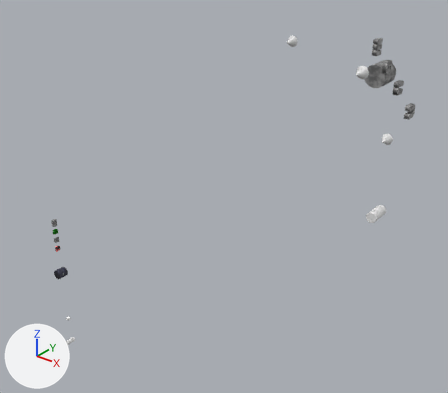
The glTF model src/menu.glb, before and after one commit.
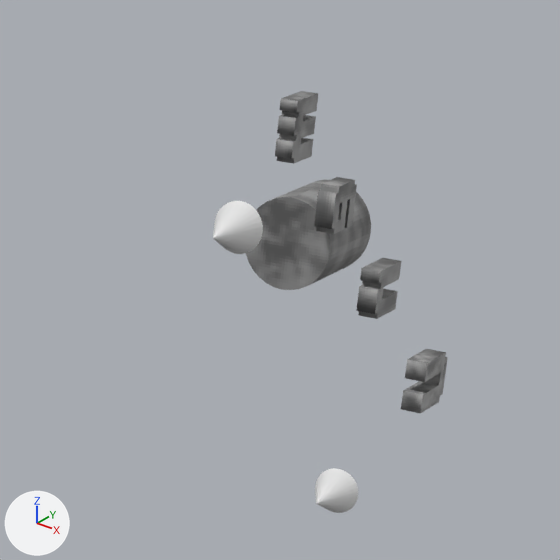
Old and new are each drawn whole from a camera (50 mm lens) standing at (45.18, -35.67, 47.9) and looking at (19.33, -3.36, 27.86) and again close up on the part from 67% to 99% of the width and 4% to 40% of the height. Arrows for +X, +Y and +Z are at lower left; the lights stay in place. Objects named as collision shapes, trigger or cutter boxes, shadow casters or lower levels of detail are left out.

The scene before the commit, as lines of its bpy script (objects in view):
```python
me_cylinder_003 = bpy.data.meshes.new('Cylinder.003')
me_cylinder_003.from_pydata(...)  # a 32-sided cylinder along y spanning x -0.5..0.5, y -0.5..0.5, z -0.5..0.5
me_cylinder_003.materials.append(mat_material)  # picture img_smoke
me_text_004 = bpy.data.meshes.new('Text.004')
me_text_004.from_pydata(...)  # 48 vertices, 92 faces; spans x -0.1..0.1, y -0.246..0.254, z -0.346..0.341
me_text_004.materials.append(mat_material)  # picture img_smoke
me_text_005 = bpy.data.meshes.new('Text.005')
me_text_005.from_pydata(...)  # 42 vertices, 84 faces; spans x -0.1..0.1, y -0.251..0.249, z -0.256..0.244
me_text_005.materials.append(mat_material)  # picture img_smoke
me_text_007 = bpy.data.meshes.new('Text.007')
me_text_007.from_pydata(...)  # 28 vertices, 52 faces; spans x -0.1..0.1, y -0.256..0.244, z -0.25..0.25
me_text_007.materials.append(mat_material)  # picture img_smoke
ob_cylinder_001 = bpy.data.objects.new('Cylinder.001', me_cylinder_003)
ob_cylinder_001.location = (34.0, -11.0, 41.0)
ob_text_004 = bpy.data.objects.new('Text.004', me_text_004)
ob_text_004.location = (33.5, -10.5, 42.0)
ob_text_005 = bpy.data.objects.new('Text.005', me_text_005)
ob_text_005.location = (34.5, -11.5, 41.5)
ob_text_007 = bpy.data.objects.new('Text.007', me_text_007)
ob_text_007.location = (36.5, -13.5, 40.5)
# also in view: 'light.003' at (35.0, -15.0, 42.0); 'light.001' at (35.0, -12.0, 38.5); 'Text.006' at (35.5, -12.49, 41.0)
```
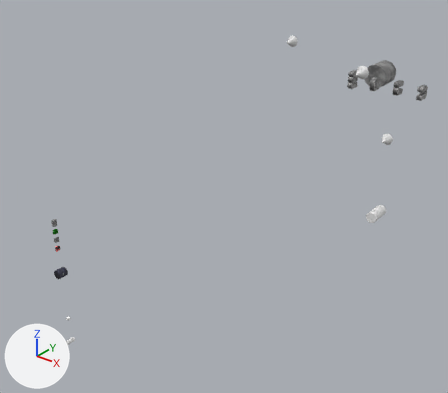
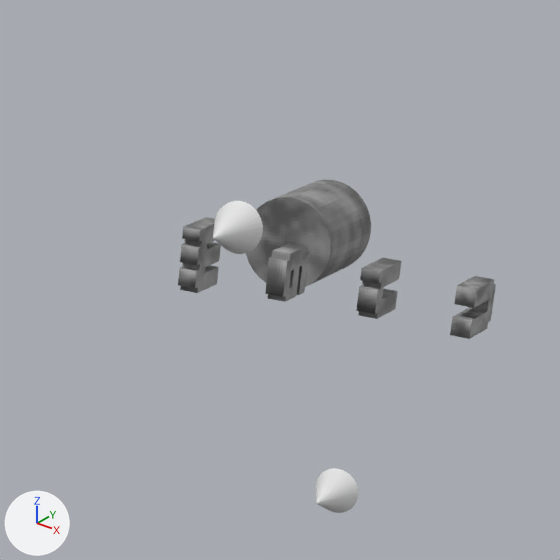
Commit message: rearrange menu

Boxes (x1, y1, x2, y2) around the edits, measured in the close-ups (560 x 560 px):
'Text.004', moved
    before: (275, 91, 318, 164)
    after: (178, 217, 221, 293)
'Text.007', moved
    before: (401, 349, 448, 413)
    after: (450, 276, 496, 339)
'Text.005', moved
    before: (314, 177, 357, 234)
    after: (265, 243, 309, 302)

The change, as a list of edits to the scene's bpy script:
```text
Change ob_text_004:
    ob_text_004.location: (33.5, -10.5, 42.0) -> (33.5, -12.5, 41.0)
Change ob_text_005:
    ob_text_005.location: (34.5, -11.5, 41.5) -> (34.5, -12.5, 41.0)
Change ob_text_007:
    ob_text_007.location: (36.5, -13.5, 40.5) -> (36.5, -12.5, 41.0)
```
